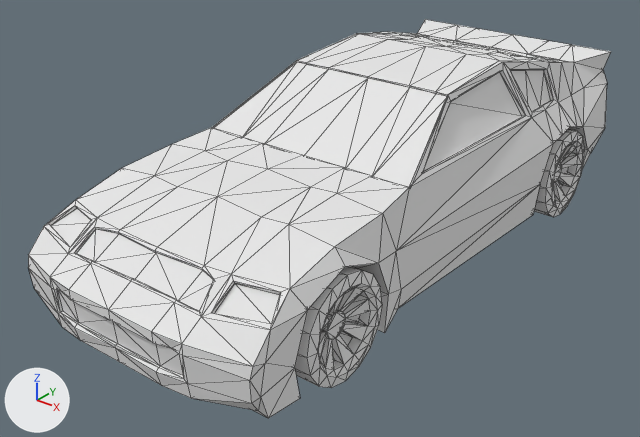
Renders of the OBJ model projects/CaRPG/res/Car2.obj from each side of a commit.
One viewpoint serves both versions: a camera (50 mm lens) standing at (3.38, -4.65, 2.35) and looking at (-0.1, -0.3, -0.34). Arrows for +X, +Y and +Z are at lower left; the lights stay in place. Mesh edges are drawn as thin lines. Where no turn or scale is listed for an object, it has been applied to the vertices.

Objects in the first picture: 'Car_Cube.004'.
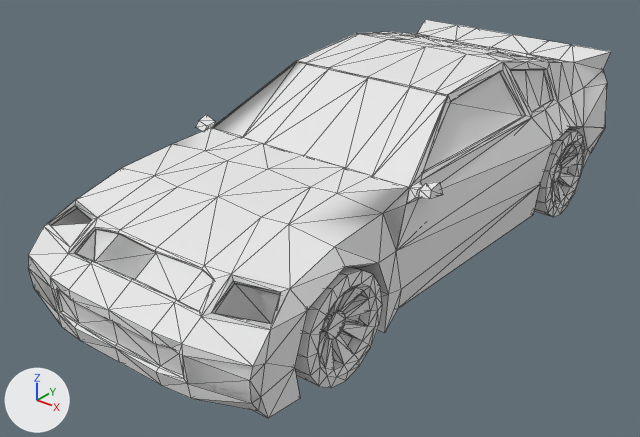
Edits to the bpy script that builds the scene:
```text
Change me_car_cube_004:
    used by ob_car_cube_004; location = (0.0, 0.0, 0.0)
    remove me_car_cube_004.from_pydata(...)  # 1262 vertices, 2504 faces; spans x -0.95..0.95, y -2.21..2.22, z -0.63..0.66
    add me_car_cube_004.from_pydata(...)  # 1314 vertices, 2692 faces; spans x -0.97..0.97, y -2.21..2.22, z -0.63..0.66
    me_car_cube_004 part 1: 15 vertices added at x 0.81..0.97, y -0.66..-0.49, z 0.16..0.3
    me_car_cube_004 part 2: 15 vertices added at x -0.97..-0.81, y -0.66..-0.49, z 0.16..0.3
    me_car_cube_004 part 3: 13 vertices added at x -0.92..0.92, y 1.25..2.22, z -0.19..0.59
    me_car_cube_004 part 4: 9 vertices added at x -0.9..0.9, y -2.17..-1.77, z -0.23..0.08
```

Pixel boxes [x1, y1, x2, y2] of what changed, in the pictures (640 x 437 px):
part 1 of me_car_cube_004, added
    after: [383, 118, 554, 251]
part 2 of me_car_cube_004, added
    after: [196, 114, 216, 131]
part 3 of me_car_cube_004, added
    after: [486, 50, 607, 153]
part 4 of me_car_cube_004, added
    after: [28, 200, 290, 403]
